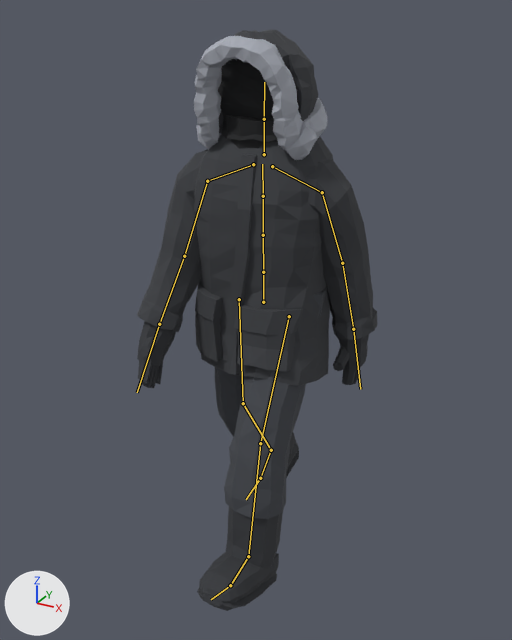
One commit to the glTF model godot/characters/parka/parka.glb: the scene before it, then after it.
Camera for both pictures: a 50 mm camera at (0.967, -1.83, 1.717) aimed at (-0.004, -0.064, 0.834). Arrows for +X, +Y and +Z are at lower left; the lights stay in place. The older version comes first. Both versions are drawn at frame 13 of the action 'Walk'; the numbers are the values there. The bones that change, and the others that lie on the model, are drawn over the model as lines.

In view in the first picture: 'Parka'.
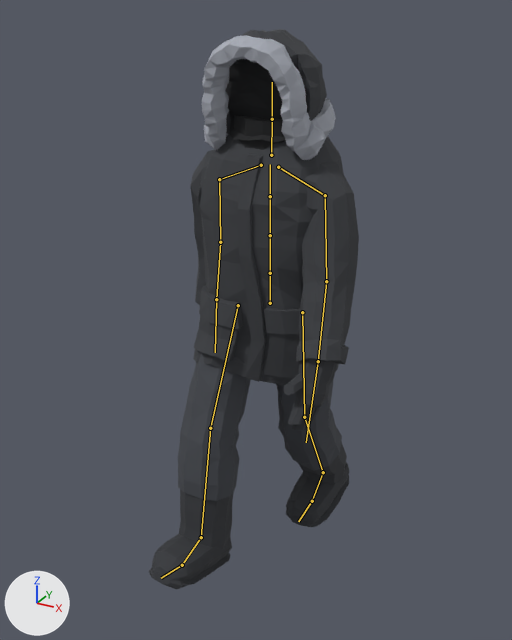
What differs and where, as boxes (x1, y1, x2, y2) in the pictures (512 x 640 px):
'Parka', posed (12% narrower)
    before: (137, 29, 377, 611)
    after: (148, 29, 359, 589)
bone 'Hips', root to tip
    before: (263, 302) to (263, 272)
    after: (270, 303) to (270, 273)
bone 'LeftUpperLeg', root to tip
    before: (289, 316) to (260, 443)
    after: (302, 312) to (304, 417)
bone 'LeftLowerLeg', root to tip
    before: (260, 443) to (248, 556)
    after: (304, 417) to (323, 472)
bone 'LeftFoot', root to tip
    before: (248, 556) to (230, 585)
    after: (323, 472) to (312, 501)
bone 'RightUpperLeg', root to tip
    before: (239, 299) to (243, 403)
    after: (238, 305) to (210, 428)
bone 'RightLowerLeg', root to tip
    before: (243, 403) to (271, 450)
    after: (210, 428) to (201, 537)
bone 'RightFoot', root to tip
    before: (271, 450) to (260, 478)
    after: (201, 537) to (182, 565)
bone 'Spine', root to tip
    before: (263, 272) to (263, 235)
    after: (270, 273) to (270, 235)
bone 'Chest', root to tip
    before: (263, 235) to (263, 196)
    after: (270, 235) to (270, 196)
bone 'UpperChest', root to tip
    before: (263, 196) to (262, 164)
    after: (270, 196) to (270, 164)
bone 'LeftUpperArm', root to tip
    before: (322, 192) to (342, 263)
    after: (325, 195) to (326, 281)
bone 'LeftLowerArm', root to tip
    before: (342, 263) to (353, 329)
    after: (326, 281) to (318, 361)
bone 'Neck', root to tip
    before: (264, 154) to (264, 119)
    after: (271, 155) to (272, 119)
bone 'RightUpperArm', root to tip
    before: (207, 181) to (184, 256)
    after: (219, 179) to (220, 242)
bone 'RightLowerArm', root to tip
    before: (184, 256) to (159, 324)
    after: (220, 242) to (216, 299)

The change in detail:
Bone 'Hips' (bone_hips) moves from (-0.012, -0.03, 0.0) to (0.012, -0.03, 0.0).
Bone 'Hips' (bone_hips) turns from (1, -13, 0) to (1, 13, 0) degrees about its own x, y and z.
Bone 'LeftUpperLeg' (bone_leftupperleg) turns from (-28, -13, 0) to (5, 13, 0) degrees about its own x, y and z.
Bone 'LeftLowerLeg' (bone_leftlowerleg) turns from (16, 0, 0) to (23, 0, 0) degrees about its own x, y and z.
Bone 'LeftFoot' (bone_leftfoot) turns from (-8, 0, 0) to (-23, 0, 0) degrees about its own x, y and z.
Bone 'RightUpperLeg' (bone_rightupperleg) turns from (2, -13, 0) to (-28, 13, 0) degrees about its own x, y and z.
Bone 'RightLowerLeg' (bone_rightlowerleg) turns from (31, 0, 0) to (16, 0, 0) degrees about its own x, y and z.
Bone 'RightFoot' (bone_rightfoot) turns from (-23, 0, 0) to (-8, 0, 0) degrees about its own x, y and z.
Bone 'Spine' (bone_spine) turns from (0, 13, 0) to (0, -13, 0) degrees about its own x, y and z.
Bone 'Chest' (bone_chest) turns from (0, 3, 0) to (0, -3, 0) degrees about its own x, y and z.
Bone 'UpperChest' (bone_upperchest) turns from (0, 2, 0) to (0, -2, 0) degrees about its own x, y and z.
Bone 'LeftUpperArm' (bone_leftupperarm) turns from (-68, 15, 3) to (-69, -18, -2) degrees about its own x, y and z.
Bone 'LeftLowerArm' (bone_leftlowerarm) turns from (0, -2, -10) to (0, -2, -11) degrees about its own x, y and z.
Bone 'Neck' (bone_neck) turns from (-1, -5, 0) to (-1, 5, 0) degrees about its own x, y and z.
Bone 'RightUpperArm' (bone_rightupperarm) turns from (-69, 18, 2) to (-68, -15, -3) degrees about its own x, y and z.
Bone 'RightLowerArm' (bone_rightlowerarm) turns from (0, 2, 11) to (0, 2, 10) degrees about its own x, y and z.
